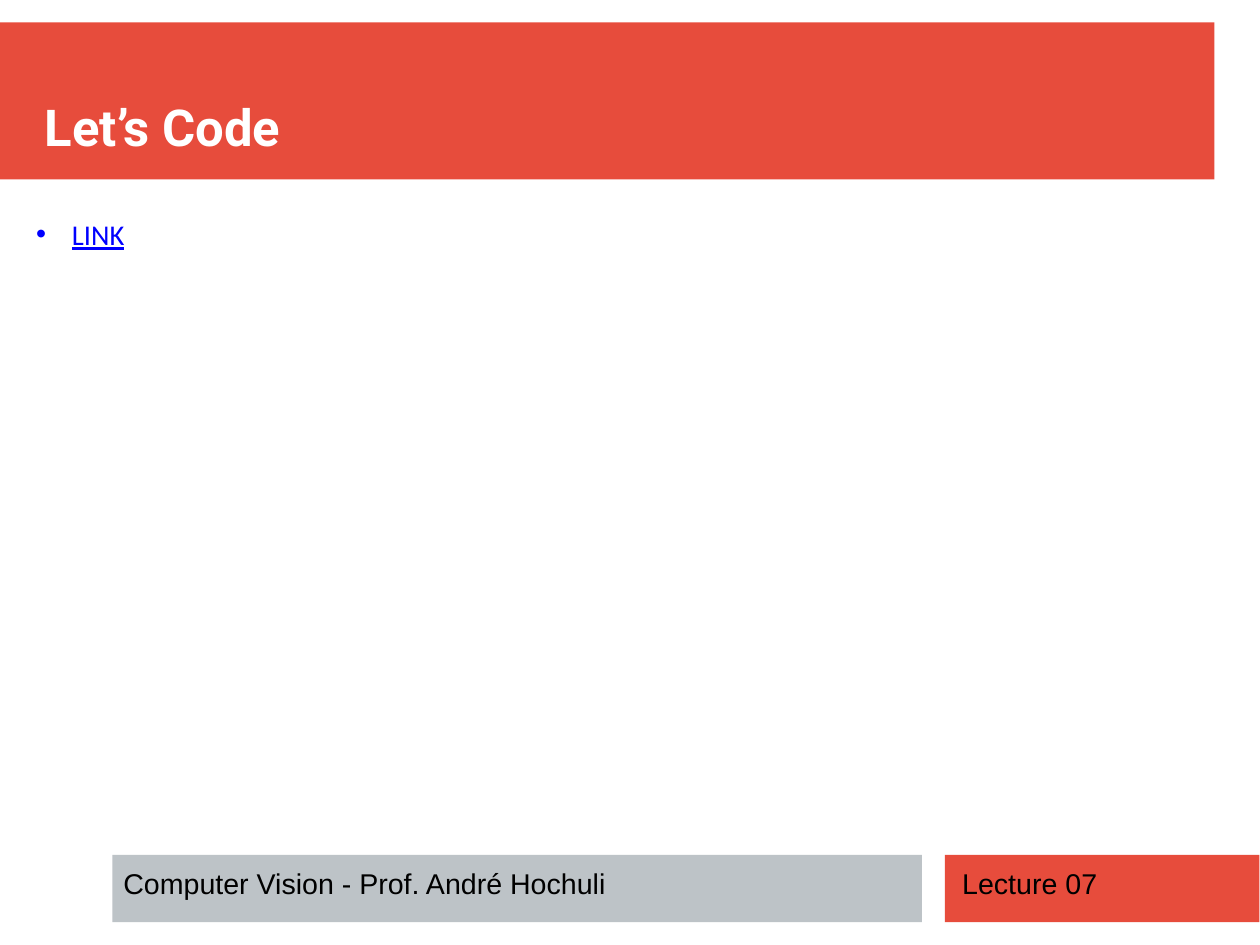
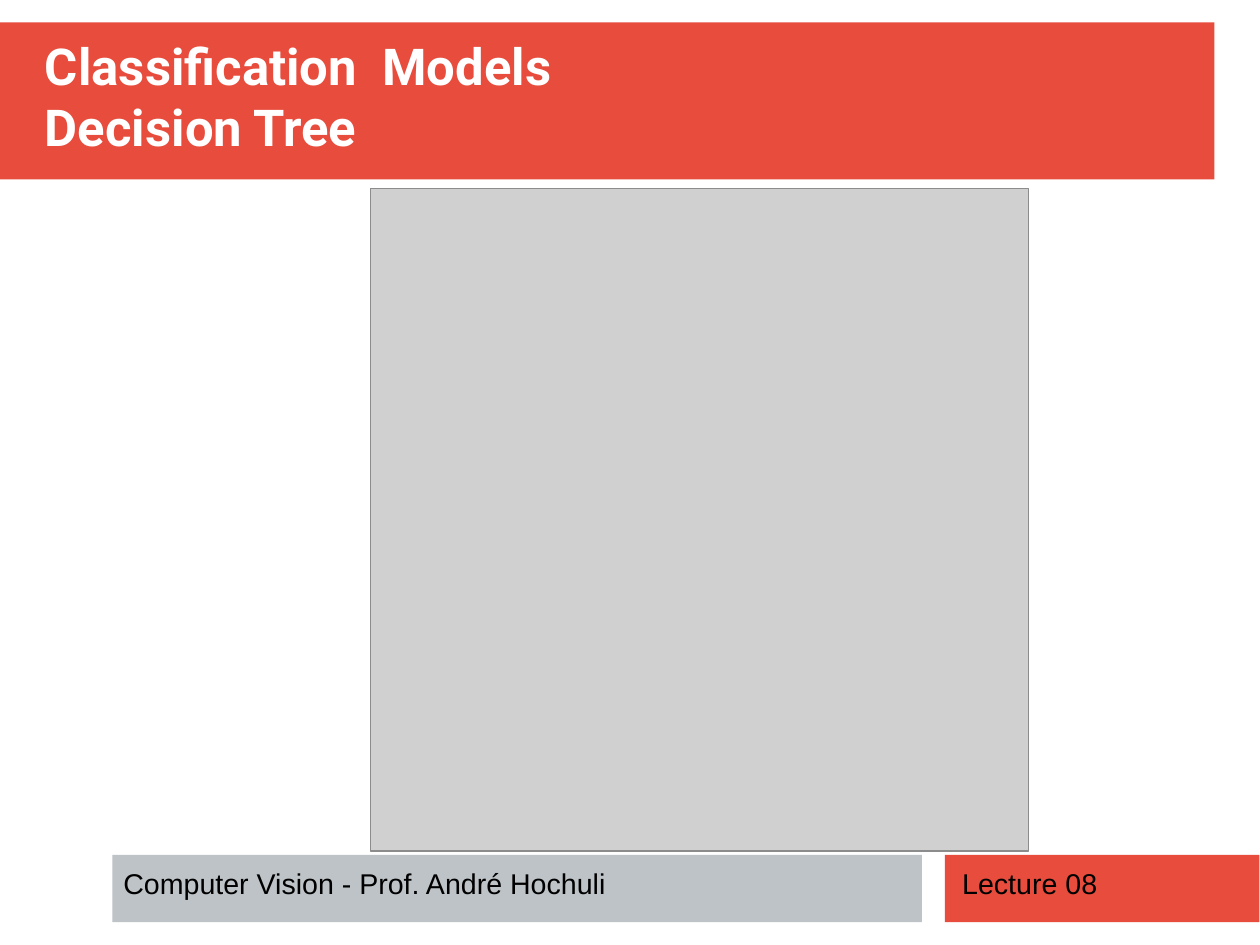
Before and after one commit to andrehochuli/teaching, a slide deck: slide 16 of ComputerVision/Lecture 08 - Classification/Lecture 08 - Classification.pptx (slide 9 before the commit). Drawn at 1260x945 pixels with LibreOffice and Linux fonts; fonts in the diff are those of the drawing; grey boxes stand for pictures. Boxes give left, top, right and bottom in pixels: in the first picture for what was removed or moved away, otherwise in the second. Text is boxed around its words. In the diff, an @@ line names an element or a change of style, - is before the commit and + after.

```diff
--- a/ComputerVision/Lecture 08 - Classification/Lecture 08 - Classification.pptx
+++ b/ComputerVision/Lecture 08 - Classification/Lecture 08 - Classification.pptx
@@ text at [45,46,551,147]: text changed @@
-Let’s Code
+Classification Models
+Decision Tree
@@ picture added at [370,189,1029,851] @@
@@ text removed at [72,226,124,250] @@
-• LINK
@@ text at [962,874,1097,895]: text changed @@
-Lecture 07
+Lecture 08
```
Also in this commit, not shown: 3 other slides changed, 19 slides added, 5 slides removed.
